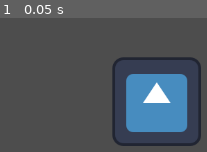
Above: before the commit, frame 1.
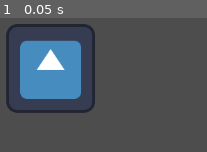
Above: after the commit, the same moment.

Repository: Keczura/projekt1gierka
Game: Godot game, scene res://node_2d.tscn
Same seed, same stepped clock (60 frames per second), same inputs: the game is played once before the commit and once after it. The project has no main scene, so this scene is started directly. The engine's default icon, where the game draws it, is replaced by a stand-in: a white triangle on a blue panel in a dark square.
Inputs:
- Up to frame 1 (0.05 s): no input

The runs differ from the first frame. In frame 1, 33% of the frame differs, in the area x 2-98%, y 4-96%.

Commit message:
Update node_2d.tscn

Diff:
--- a/node_2d.tscn
+++ b/node_2d.tscn
@@ -5,5 +5,5 @@
 [node name="Node2D" type="Node2D"]
 
 [node name="Icon" type="Sprite2D" parent="."]
-position = Vector2(487, 255)
+position = Vector2(334, 207)
 texture = ExtResource("1_wtcfe")
